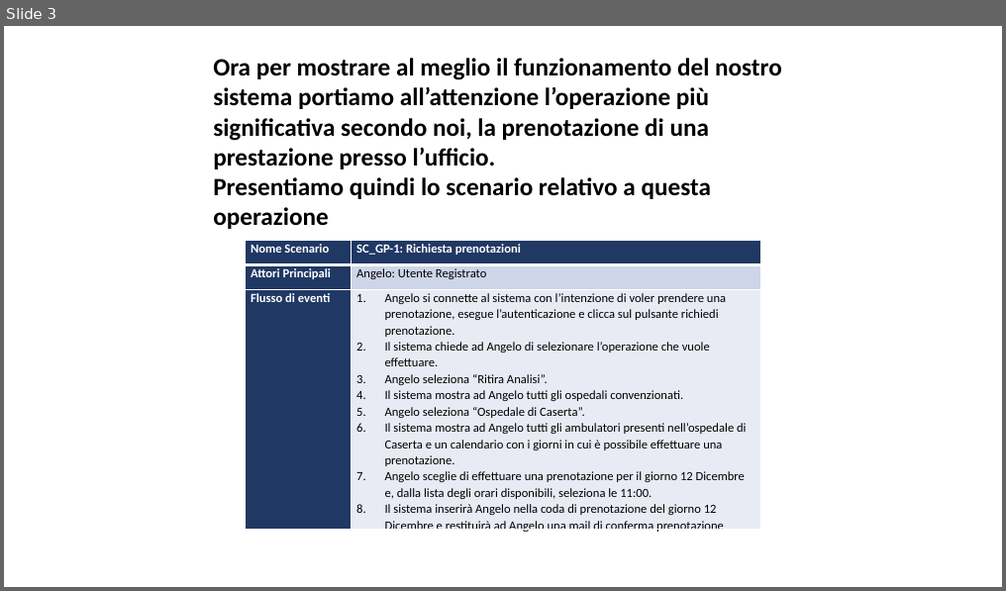
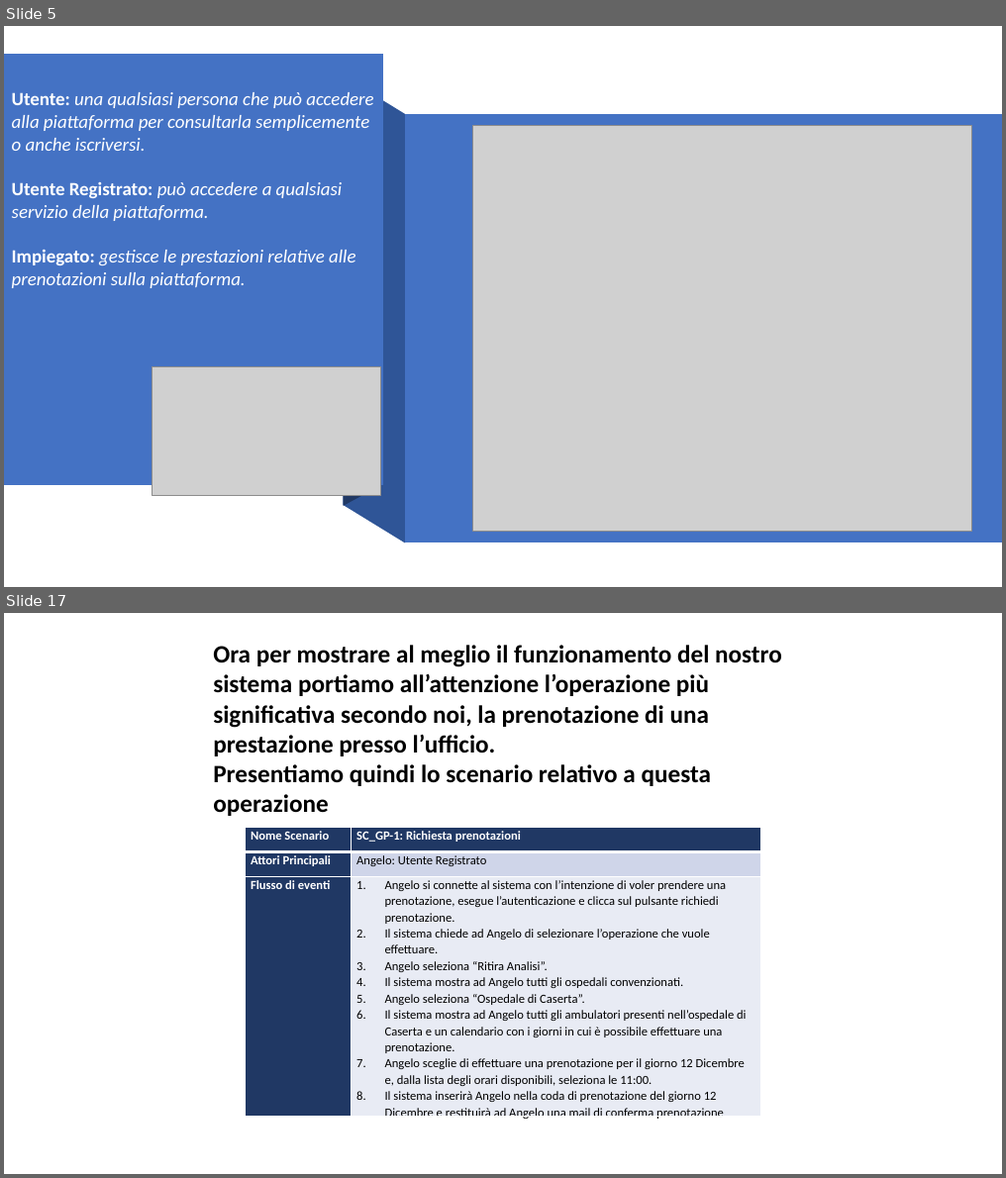
Before and after one commit to Givaa/MedQueue, a slide deck: This is my PP/Presentazione 06-12-2020.pptx. Shown one above the other, each under a label of ours: slide 3 before the commit, slides 5 and 17 after it; the slides between them are not shown. The pictures are 1006x591 and 1006x1178 pixels, drawn with LibreOffice and Linux fonts; fonts in the diff are those of the drawing; grey boxes stand for pictures; background and template pictures are left out. Boxes give left, top, right and bottom in pixels: in the first picture for what was removed or moved away, otherwise in the second. Text is boxed around its words. In the diff, an @@ line names an element or a change of style, - is before the commit and + after.

```diff
--- a/This is my PP/Presentazione 06-12-2020.pptx
+++ b/This is my PP/Presentazione 06-12-2020.pptx
@@ slide 5 added at box(4, 26, 1002, 587), background #FFFFFF @@
@@ freeform shape added at box(4, 54, 383, 485), fill #4472C4 @@
@@ freeform shape added at box(344, 55, 383, 506), fill #203864 @@
@@ freeform shape added at box(344, 76, 405, 544), fill #2F5597 @@
@@ text added at box(12, 92, 373, 288), 18 pt, text #FFFFFF, italic @@
+Utente: una qualsiasi persona che può accedere alla piattaforma per consultarla semplicemente o anche iscriversi.
+Utente Registrato: può accedere a qualsiasi servizio della piattaforma.
+Impiegato: gestisce le prestazioni relative alle prenotazioni sulla piattaforma.
@@ freeform shape added at box(405, 113, 1002, 543), fill #4472C4 @@
@@ picture added at box(472, 126, 972, 531) @@
@@ picture added at box(152, 368, 380, 496) @@
@@ what was slide 3 is now slide 17 @@
```
Also in this commit, not shown: 3 slides changed, 13 other slides added, 2 other files.
